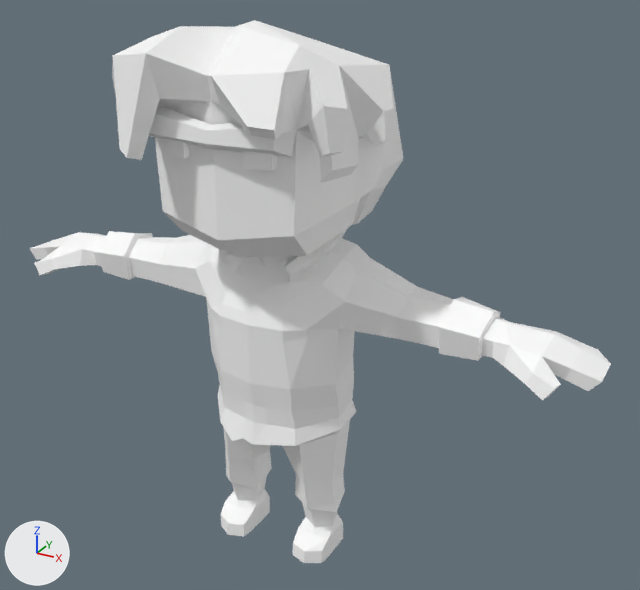
The glTF model assets/synty/characters_mini/models/SK_Fantasy_MalePeasant_01.glb: old version first, new version second.
One viewpoint serves both versions: a camera (50 mm lens) standing at (1.417, -2.271, 2.134) and looking at (0.133, 0.063, 0.967). Arrows for +X, +Y and +Z are at lower left; the lights stay in place.

The older version as bpy lines, for what is in view:
```python
mat_mini_chr241 = principled_material('Mini_Chr241')
mat_mini_chr241.base_color = (1.0, 1.0, 1.0)  # white #ffffff
mat_mini_chr241.roughness = 0.553
me_mesh = bpy.data.meshes.new('Mesh')
me_mesh.from_pydata(...)  # 549 vertices, 1056 faces; spans x -1.07..1.07, y -0.44..0.37, z 0.0..1.84
me_mesh.materials.append(mat_mini_chr241)  # white #ffffff
ob_sk_fantasy_malepeasant_01 = bpy.data.objects.new('SK_Fantasy_MalePeasant_01', me_mesh)
ob_sk_fantasy_malepeasant_01.location = (0.0, 0.0, 0.0)
```
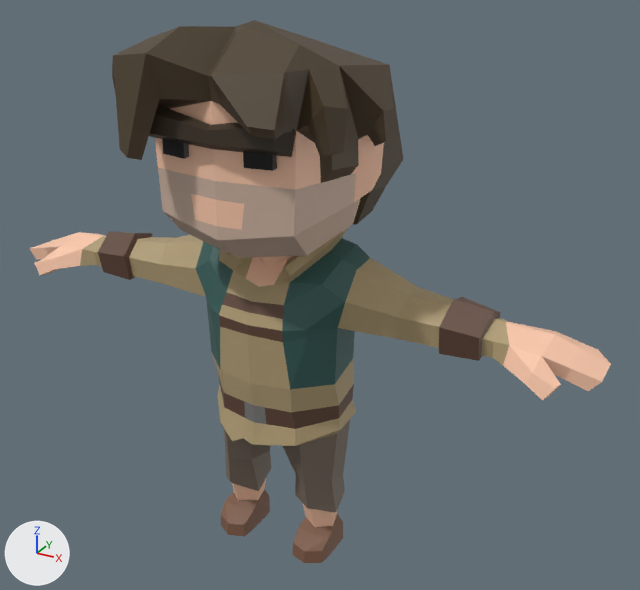
What differs and where, as boxes [x1, y1, x2, y2] in the pictures (640 x 590 px):
'SK_Fantasy_MalePeasant_01', surface changed (white to brown)
    both: [30, 20, 611, 563]

What the commit changed:
Picture 'PolygonMinis_Texture_01_A' (img_polygonminis_texture_01_a) is new.
In material 'Mini_Chr241' (mat_mini_chr241), base_color is no longer (1.0, 1.0, 1.0), white #ffffff.
In material 'Mini_Chr241' (mat_mini_chr241), texture is now set to img_polygonminis_texture_01_a.
